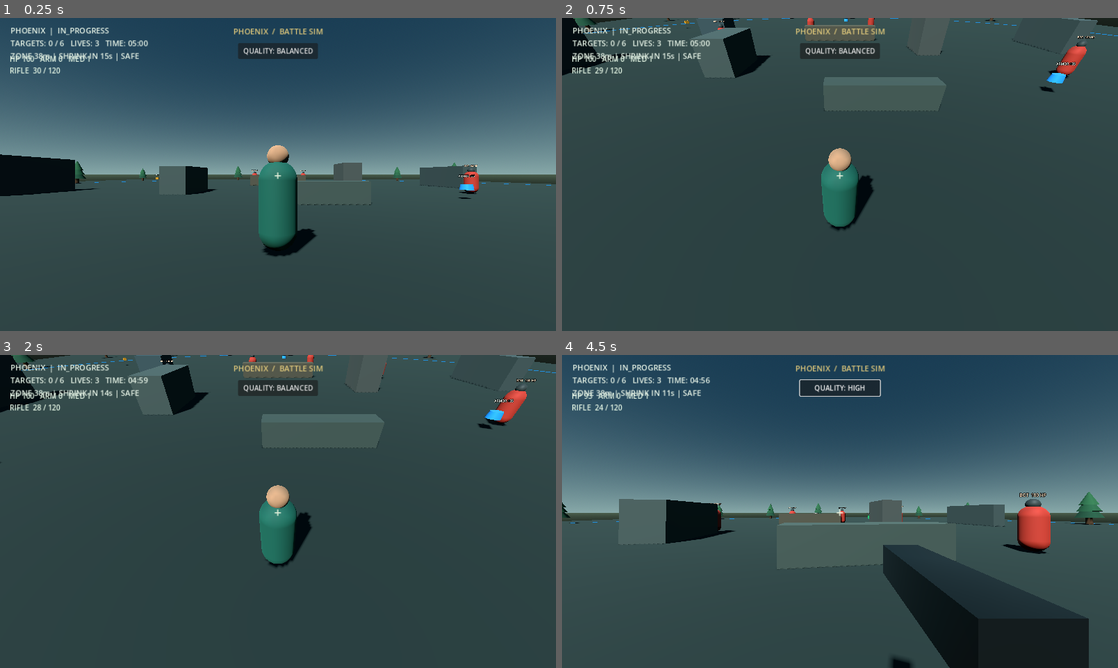
Above: before the commit, frames 1-4 (two rows, left to right).
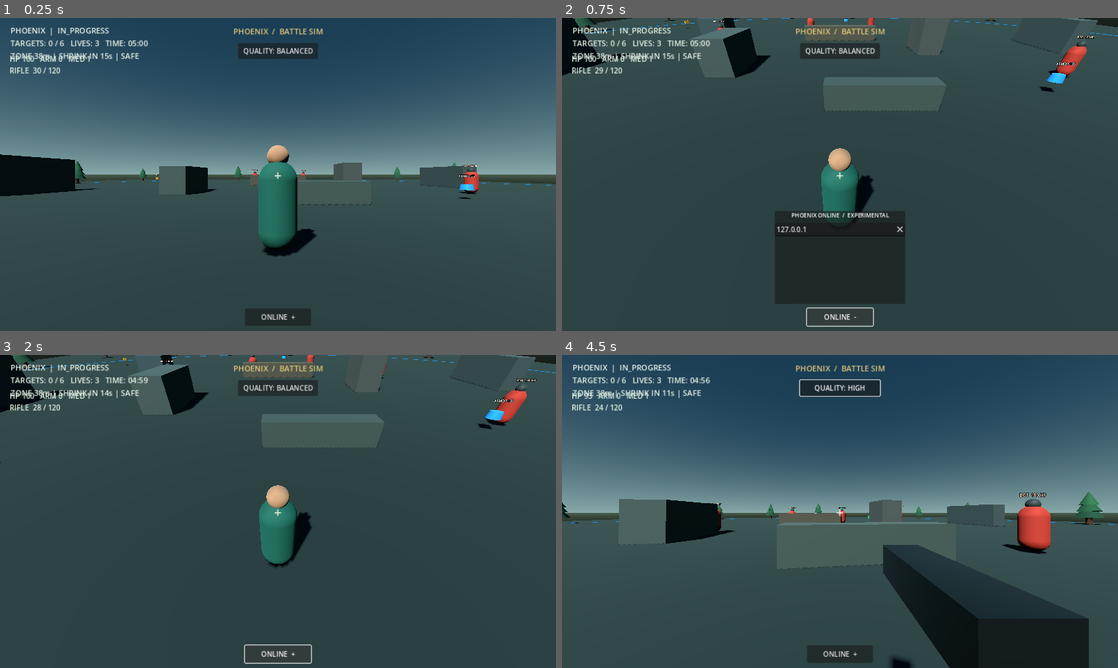
Above: after the commit, the same moments.

Repository: rannarmenu/project-phoenix-battle-royale
Game: Godot game, scene res://scenes/main.tscn
The game is run twice, just before and just after one commit, with the same random seed, the same clock (stepped at 60 frames per second) and the same inputs.
Inputs (mouse positions are in pixels of both pictures, inside the frame that each line leads up to):
- Up to frame 1 (0.25 s): no input
- Up to frame 2 (0.75 s): click (840, 318) at 0.5 s, where only the run after the commit has a clickable "ONLINE +"
- Up to frame 3 (2 s): click (278, 655) at 1.25 s, where only the run after the commit has a clickable "ONLINE -"
- Up to frame 4 (4.5 s): click "QUALITY: BALANCED" at 2 s; click "QUALITY: HIGH" at 2.75 s; click "QUALITY: LOW" at 3.5 s; tap Enter at 4.25 s; move the mouse to (867, 511) at 4.27 s; hold W (move_forward) from 4.28 s (still down); tap V at 4.35 s; click (867, 511) at 4.42 s

The runs differ from the first frame. In frame 1, 0.4% of the frame differs, in the area x 44-56%, y 92-99%; in frame 2, 1.5%, in the area x 38-62%, y 61-99%; in frame 3, 0.2%; in frame 4, 0.6%.
Error after the commit: Invalid assignment of property or key 'input_filter' with value of type 'String' on a base object of type 'LineEdit'. (res://scripts/main.gd:450)

Commit message:
Add host join UI and remote player replication foundation

Diff:
--- a/scripts/main.gd
+++ b/scripts/main.gd
@@ -19,9 +19,21 @@
 var world_environment: WorldEnvironment
 var quality_button: Button
 var graphics_quality_index: int = 1
+var online_toggle_button: Button
+var network_panel: PanelContainer
+var network_address_input: LineEdit
+var network_port_input: LineEdit
+var network_status_label: Label
+var network_sync_elapsed: float = 0.0
+var network_player_states: Dictionary = {}
+var network_player_avatars: Dictionary = {}
+const NETWORK_SYNC_INTERVAL: float = 0.05
 const GRAPHICS_QUALITY_NAMES: Array[String] = ["LOW", "BALANCED", "HIGH"]
 
 func _ready() -> void:
+	NetworkSession.session_changed.connect(_on_network_session_changed)
+	NetworkSession.peer_joined.connect(_on_network_peer_joined)
+	NetworkSession.peer_left.connect(_on_network_peer_left)
 	_build_environment()
 	_build_arena()
 	_spawn_safe_zone()
@@ -33,6 +45,7 @@
 	_update_hud()
 
 func _process(delta: float) -> void:
+	_process_network_replication(delta)
 	if match_state != &"IN_PROGRESS":
 		return
 	match_elapsed += delta
@@ -298,6 +311,8 @@
 	quality_button.pressed.connect(_cycle_graphics_quality)
 	layer.add_child(quality_button)
 
+	_build_network_panel(layer)
+
 	var crosshair := Label.new()
 	crosshair.text = "+"
 	crosshair.anchor_left = 0.5
@@ -380,6 +395,386 @@
 	layout.add_child(retry)
 	_update_hud()
 
+
+
+func _build_network_panel(layer: CanvasLayer) -> void:
+	online_toggle_button = Button.new()
+	online_toggle_button.name = "OnlineToggleButton"
+	online_toggle_button.text = "ONLINE  +"
+	online_toggle_button.anchor_left = 0.5
+	online_toggle_button.anchor_right = 0.5
+	online_toggle_button.anchor_top = 1.0
+	online_toggle_button.anchor_bottom = 1.0
+	online_toggle_button.offset_left = -76.0
+	online_toggle_button.offset_right = 76.0
+	online_toggle_button.offset_top = -52.0
+	online_toggle_button.offset_bottom = -12.0
+	online_toggle_button.pressed.connect(_toggle_network_panel)
+	layer.add_child(online_toggle_button)
+
+	network_panel = PanelContainer.new()
+	network_panel.name = "NetworkPanel"
+	network_panel.anchor_left = 0.5
+	network_panel.anchor_right = 0.5
+	network_panel.anchor_top = 1.0
+	network_panel.anchor_bottom = 1.0
+	network_panel.offset_left = -150.0
+	network_panel.offset_right = 150.0
+	network_panel.offset_top = -276.0
+	network_panel.offset_bottom = -62.0
+	network_panel.visible = false
+	layer.add_child(network_panel)
+
+	var layout := VBoxContainer.new()
+	layout.add_theme_constant_override("separation", 7)
+	network_panel.add_child(layout)
+
+	var heading := Label.new()
+	heading.text = "PHOENIX ONLINE  /  EXPERIMENTAL"
+	heading.horizontal_alignment = HORIZONTAL_ALIGNMENT_CENTER
+	heading.add_theme_font_size_override("font_size", 13)
+	layout.add_child(heading)
+
+	network_address_input = LineEdit.new()
+	network_address_input.name = "ServerAddressInput"
+	network_address_input.placeholder_text = "Server IP or hostname"
+	network_address_input.text = "127.0.0.1"
+	network_address_input.clear_button_enabled = true
+	layout.add_child(network_address_input)
+
+	network_port_input = LineEdit.new()
+	network_port_input.name = "ServerPortInput"
+	network_port_input.placeholder_text = "UDP port (1024-65535)"
+	network_port_input.text = str(NetworkSession.DEFAULT_PORT)
+	network_port_input.max_length = 5
+	network_port_input.input_filter = "0123456789"
+	layout.add_child(network_port_input)
+
+	var button_row := HBoxContainer.new()
+	button_row.add_theme_constant_override("separation", 6)
+	layout.add_child(button_row)
+
+	var host_button := Button.new()
+	host_button.name = "HostSessionButton"
+	host_button.text = "HOST"
+	host_button.size_flags_horizontal = Control.SIZE_EXPAND_FILL
+	host_button.pressed.connect(_on_host_session_pressed)
+	button_row.add_child(host_button)
+
+	var join_button := Button.new()
+	join_button.name = "JoinSessionButton"
+	join_button.text = "JOIN"
+	join_button.size_flags_horizontal = Control.SIZE_EXPAND_FILL
+	join_button.pressed.connect(_on_join_session_pressed)
+	button_row.add_child(join_button)
+
+	var leave_button := Button.new()
+	leave_button.name = "LeaveSessionButton"
+	leave_button.text = "LEAVE"
+	leave_button.size_flags_horizontal = Control.SIZE_EXPAND_FILL
+	leave_button.pressed.connect(_on_leave_session_pressed)
+	button_row.add_child(leave_button)
+
+	network_status_label = Label.new()
+	network_status_label.name = "NetworkStatus"
+	network_status_label.text = "Offline — host and join over a reachable network."
+	network_status_label.autowrap_mode = TextServer.AUTOWRAP_WORD_SMART
+	network_status_label.add_theme_font_size_override("font_size", 12)
+	layout.add_child(network_status_label)
+
+func _toggle_network_panel() -> void:
+	if not is_instance_valid(network_panel):
+		return
+	network_panel.visible = not network_panel.visible
+	online_toggle_button.text = "ONLINE  -" if network_panel.visible else "ONLINE  +"
+
+func _read_network_port() -> int:
+	if not is_instance_valid(network_port_input):
+		return NetworkSession.DEFAULT_PORT
+	var value := network_port_input.text.strip_edges()
+	if not value.is_valid_int():
+		return -1
+	var port := int(value)
+	return port if port >= 1 and port <= 65535 else -1
+
+func _on_host_session_pressed() -> void:
+	var port := _read_network_port()
+	if port < 1:
+		_set_network_status("Invalid port. Enter a value from 1 to 65535.")
+		return
+	var result: int = NetworkSession.host_game(port, 16)
+	if result != OK:
+		_set_network_status(NetworkSession.status_message)
+	else:
+		_set_network_status("Hosting on UDP %d. Allow this port through your firewall/router." % port)
+
+func _on_join_session_pressed() -> void:
+	var port := _read_network_port()
+	if port < 1:
+		_set_network_status("Invalid port. Enter a value from 1 to 65535.")
+		return
+	var address := network_address_input.text.strip_edges()
+	var result: int = NetworkSession.join_game(address, port)
+	if result != OK:
+		_set_network_status(NetworkSession.status_message)
+	else:
+		_set_network_status("Connecting to %s:%d…" % [address, port])
+
+func _on_leave_session_pressed() -> void:
+	NetworkSession.leave_game()
+
+func _set_network_status(message: String) -> void:
+	if is_instance_valid(network_status_label):
+		network_status_label.text = message
+
+func _on_network_session_changed(role: StringName, message: String) -> void:
+	_set_network_status("%s — %s" % [str(role), message])
+	if role == &"SERVER":
+		network_player_states.clear()
+		var local_player := get_node_or_null("Player") as Node3D
+		if is_instance_valid(local_player):
+			network_player_states[1] = {
+				"position": local_player.global_position,
+				"yaw": local_player.rotation.y,
+				"received_at": Time.get_ticks_msec() * 0.001
+			}
+		_broadcast_network_roster()
+	elif role == &"CLIENT":
+		var local_player := get_node_or_null("Player") as Node3D
+		if is_instance_valid(local_player):
+			var local_id := multiplayer.get_unique_id()
+			local_player.global_position = _spawn_position_for_peer(local_id)
+			local_player.set("spawn_position", local_player.global_position)
+			network_player_states[local_id] = {
+				"position": local_player.global_position,
+				"yaw": local_player.rotation.y,
+				"received_at": Time.get_ticks_msec() * 0.001
+			}
+	elif role == &"OFFLINE":
+		_clear_network_avatars()
+		network_player_states.clear()
+
+func _on_network_peer_joined(peer_id: int) -> void:
+	if NetworkSession.session_role != &"SERVER" or peer_id <= 1:
+		return
+	var spawn_position := _spawn_position_for_peer(peer_id)
+	network_player_states[peer_id] = {
+		"position": spawn_position,
+		"yaw": 0.0,
+		"received_at": Time.get_ticks_msec() * 0.001
+	}
+	_broadcast_network_roster()
+
+func _on_network_peer_left(peer_id: int) -> void:
+	network_player_states.erase(peer_id)
+	if network_player_avatars.has(peer_id):
+		var avatar: Node = network_player_avatars[peer_id]
+		if is_instance_valid(avatar):
+			avatar.queue_free()
+		network_player_avatars.erase(peer_id)
+	if NetworkSession.session_role == &"SERVER":
+		_broadcast_network_roster()
+
+func _spawn_position_for_peer(peer_id: int) -> Vector3:
+	var spawn_positions: Array[Vector3] = [
+		Vector3(0.0, 0.05, 16.0),
+		Vector3(8.0, 0.05, 16.0),
+		Vector3(-8.0, 0.05, 16.0),
+		Vector3(0.0, 0.05, 8.0),
+		Vector3(12.0, 0.05, 8.0),
+		Vector3(-12.0, 0.05, 8.0),
+		Vector3(5.0, 0.05, 24.0),
+		Vector3(-5.0, 0.05, 24.0)
+	]
+	return spawn_positions[wrapi(peer_id - 1, 0, spawn_positions.size())]
+
+func _broadcast_network_roster() -> void:
+	if NetworkSession.session_role != &"SERVER":
+		return
+	var roster: Array[Dictionary] = []
+	var peer_ids: Array[int] = [1]
+	for peer_id_variant in multiplayer.get_peers():
+		peer_ids.append(int(peer_id_variant))
+	for peer_id in peer_ids:
+		var state: Dictionary = network_player_states.get(peer_id, {
+			"position": _spawn_position_for_peer(peer_id),
+			"yaw": 0.0,
+			"received_at": Time.get_ticks_msec() * 0.001
+		})
+		roster.append({
+			"peer_id": peer_id,
+			"position": state.get("position", _spawn_position_for_peer(peer_id)),
+			"yaw": float(state.get("yaw", 0.0))
+		})
+	_apply_network_roster(roster)
+	if not multiplayer.get_peers().is_empty():
+		rpc("_receive_network_roster", roster)
+
+@rpc("authority", "call_remote", "reliable")
+func _receive_network_roster(roster: Array) -> void:
+	_apply_network_roster(roster)
+
+func _apply_network_roster(roster: Array) -> void:
+	var local_id := multiplayer.get_unique_id()
+	var seen: Dictionary = {}
+	for entry_variant in roster:
+		if not entry_variant is Dictionary:
+			continue
+		var entry: Dictionary = entry_variant
+		var peer_id := int(entry.get("peer_id", 0))
+		if peer_id <= 0:
+			continue
+		seen[peer_id] = true
+		var player_position: Vector3 = entry.get("position", _spawn_position_for_peer(peer_id))
+		var player_yaw := float(entry.get("yaw", 0.0))
+		network_player_states[peer_id] = {
+			"position": player_position,
+			"yaw": player_yaw,
+			"received_at": Time.get_ticks_msec() * 0.001
+		}
+		if peer_id != local_id:
+			_ensure_network_avatar(peer_id, player_position)
+	for peer_id_variant in network_player_avatars.keys():
+		var peer_id := int(peer_id_variant)
+		if not seen.has(peer_id) or peer_id == local_id:
+			var avatar: Node = network_player_avatars.get(peer_id)
+			if is_instance_valid(avatar):
+				avatar.queue_free()
+			network_player_avatars.erase(peer_id)
+
+func _ensure_network_avatar(peer_id: int, initial_position: Vector3) -> Node3D:
+	var existing: Node3D = network_player_avatars.get(peer_id) as Node3D
+	if is_instance_valid(existing):
+		return existing
+	var avatar := Node3D.new()
+	avatar.name = "RemotePlayer_%d" % peer_id
+
+	var body := MeshInstance3D.new()
+	var body_mesh := CapsuleMesh.new()
+	body_mesh.radius = 0.39
+	body_mesh.height = 1.8
+	body.mesh = body_mesh
+	body.position.y = 0.93
+	var body_material := StandardMaterial3D.new()
+	body_material.albedo_color = Color.from_hsv(fposmod(float(peer_id) * 0.19, 1.0), 0.56, 0.78)
+	body_material.roughness = 0.78
+	body.material_override = body_material
+	avatar.add_child(body)
+
+	var head := MeshInstance3D.new()
+	var head_mesh := SphereMesh.new()
+	head_mesh.radius = 0.22
+	head_mesh.height = 0.44
+	head.mesh = head_mesh
+	head.position.y = 1.92
+	var head_material := StandardMaterial3D.new()
+	head_material.albedo_color = Color(0.72, 0.52, 0.38)
+	head.material_override = head_material
+	avatar.add_child(head)
+
+	var name_label := Label3D.new()
+	name_label.text = "PLAYER %02d" % peer_id
+	name_label.position = Vector3(0.0, 2.35, 0.0)
+	name_label.billboard = BaseMaterial3D.BILLBOARD_ENABLED
+	name_label.font_size = 28
+	name_label.pixel_size = 0.006
+	name_label.modulate = Color(0.92, 0.97, 0.91)
+	avatar.add_child(name_label)
+
+	add_child(avatar)
+	avatar.global_position = initial_position
+	network_player_avatars[peer_id] = avatar
+	return avatar
+
+func _clear_network_avatars() -> void:
+	for avatar_variant in network_player_avatars.values():
+		var avatar: Node = avatar_variant
+		if is_instance_valid(avatar):
+			avatar.queue_free()
+	network_player_avatars.clear()
+
+func _process_network_replication(delta: float) -> void:
+	var smoothing := clampf(delta * 14.0, 0.0, 1.0)
+	for peer_id_variant in network_player_avatars.keys():
+		var peer_id := int(peer_id_variant)
+		var avatar: Node3D = network_player_avatars.get(peer_id) as Node3D
+		var state: Dictionary = network_player_states.get(peer_id, {})
+		if is_instance_valid(avatar) and not state.is_empty():
+			var target_position: Vector3 = state.get("position", avatar.global_position)
+			var target_yaw := float(state.get("yaw", avatar.rotation.y))
+			avatar.global_position = avatar.global_position.lerp(target_position, smoothing)
+			avatar.rotation.y = lerp_angle(avatar.rotation.y, target_yaw, smoothing)
+
+	if NetworkSession.session_role not in [&"SERVER", &"CLIENT"]:
+		return
+	network_sync_elapsed += delta
+	if network_sync_elapsed < NETWORK_SYNC_INTERVAL:
+		return
+	network_sync_elapsed = 0.0
+	var local_player := get_node_or_null("Player") as Node3D
+	if not is_instance_valid(local_player):
+		return
+	var position_now := local_player.global_position
+	var yaw_now := local_player.rotation.y
+	if NetworkSession.session_role == &"CLIENT":
+		rpc_id(1, "_server_submit_player_state", position_now, yaw_now)
+	elif NetworkSession.session_role == &"SERVER":
+		network_player_states[1] = {
+			"position": position_now,
+			"yaw": yaw_now,
+			"received_at": Time.get_ticks_msec() * 0.001
+		}
+		if not multiplayer.get_peers().is_empty():
+			rpc("_receive_player_state", 1, position_now, yaw_now)
+
+@rpc("any_peer", "call_remote", "unreliable_ordered")
+func _server_submit_player_state(player_position: Vector3, player_yaw: float) -> void:
+	if NetworkSession.session_role != &"SERVER" or not multiplayer.is_server():
+		return
+	var sender_id := multiplayer.get_remote_sender_id()
+	if sender_id <= 1 or not network_player_states.has(sender_id):
+		return
+	if not (
+		absf(player_position.x) <= 45.0
+		and absf(player_position.z) <= 45.0
+		and player_position.y >= -5.0
+		and player_position.y <= 20.0
+	):
+		return
+
+	var now := Time.get_ticks_msec() * 0.001
+	var previous: Dictionary = network_player_states.get(sender_id, {})
+	var previous_position: Vector3 = previous.get("position", _spawn_position_for_peer(sender_id))
+	var previous_time := float(previous.get("received_at", now))
+	if previous_time > 0.0:
+		var elapsed := clampf(now - previous_time, 0.05, 0.75)
+		var max_distance := 14.0 * elapsed + 2.0
+		if previous_position.distance_to(player_position) > max_distance:
+			return
+
+	var safe_yaw := wrapf(player_yaw, -PI, PI)
+	network_player_states[sender_id] = {
+		"position": player_position,
+		"yaw": safe_yaw,
+		"received_at": now
+	}
+	if not multiplayer.get_peers().is_empty():
+		rpc("_receive_player_state", sender_id, player_position, safe_yaw)
+
+@rpc("authority", "call_remote", "unreliable_ordered")
+func _receive_player_state(peer_id: int, player_position: Vector3, player_yaw: float) -> void:
+	if peer_id <= 0:
+		return
+	var local_id := multiplayer.get_unique_id()
+	network_player_states[peer_id] = {
+		"position": player_position,
+		"yaw": player_yaw,
+		"received_at": Time.get_ticks_msec() * 0.001
+	}
+	if peer_id != local_id:
+		_ensure_network_avatar(peer_id, player_position)
+
+
 func _update_hud() -> void:
 	if not is_instance_valid(status_label):
 		return
